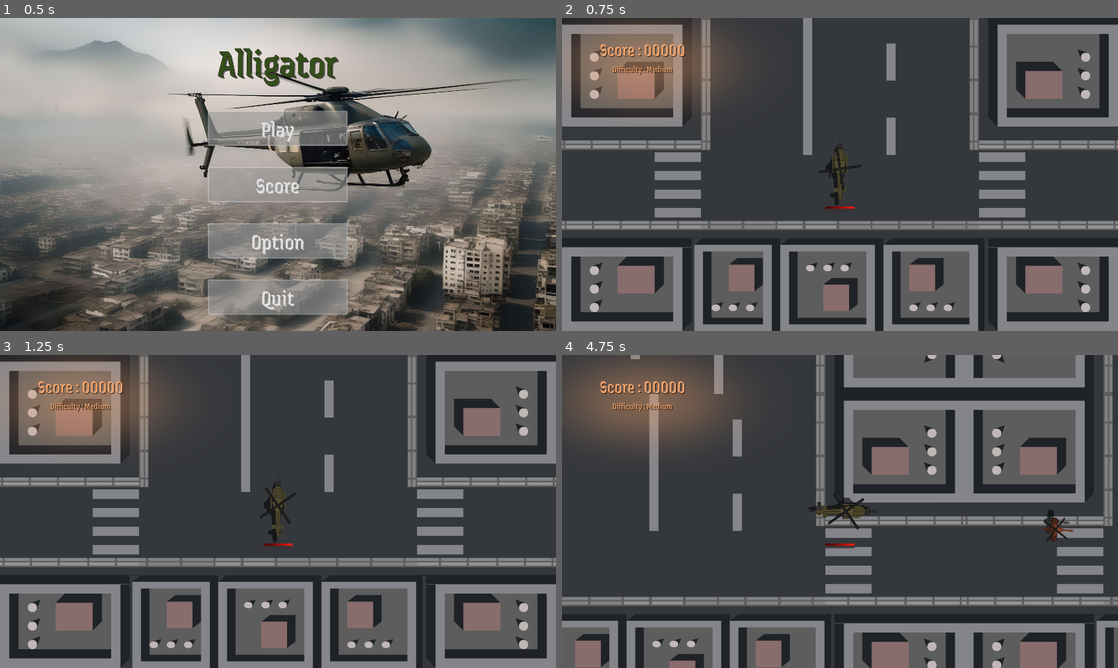
Above: before the commit, frames 1-4 (two rows, left to right).
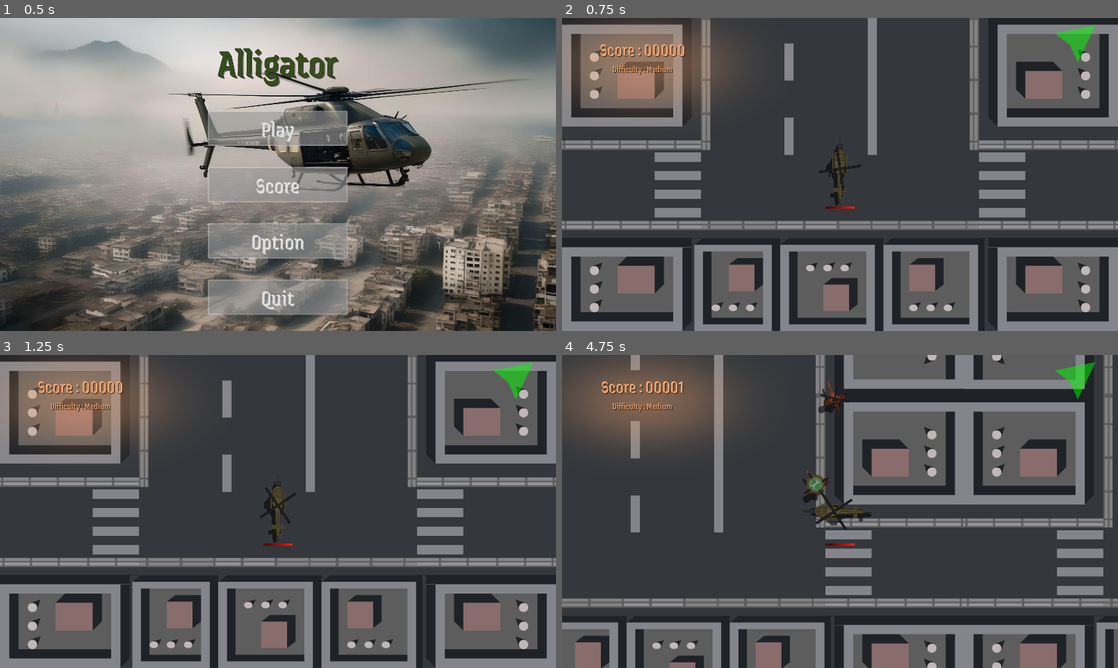
Above: after the commit, the same moments.

Repository: gargamal/alligator
Game: Godot game, scene res://Scene_Switcher/Menu/Menu.tscn
Two runs of this game, one before a commit and one after it. Both use one fixed random seed, a clock stepped at 60 frames per second and the inputs below. Sound files missing from this copy of the repository are replaced by a short silence.
Inputs:
- Up to frame 1 (0.5 s): no input
- Up to frame 2 (0.75 s): click "Play" at 0.5 s
- Up to frame 3 (1.25 s): no input
- Up to frame 4 (4.75 s): hold Right (ui_right) 1.28-2.03 s; hold Down (ui_down) 2.03-2.78 s; hold Right (ui_right) 2.78-3.53 s; hold Up (ui_up) 3.53-4.28 s; hold Alt (ui_left_rotate) from 4.28 s (still down)

Frame 1 is identical in both runs. In frame 2, 2.6% of the frame differs, in the area x 40-96%, y 0-44%; in frame 3, 2.6%; in frame 4, 12%, in the area x 0-100%, y 0-100%.
Error before the commit: Parse Error: Function "rotation_animation()" not found in base App_Enemy. (res://Scene_Switcher/enemy/assault_tank.gd:23)

Commit message:
add : extract point

Diff:
--- /dev/null
+++ b/Scene_Switcher/Menu/hud_extract_map.gd
@@ -0,0 +1,21 @@
+extends CanvasLayer
+class_name Hud_Extract_Map
+
+
+const LIMIT_LEFT :float = 128.0
+const LIMIT_RIGHT :float = 1792.0
+const WEIGHT :float = 1920.0
+
+@export var extract_point :Vector2
+@export var player :Player
+
+
+@onready var arrow_sprite = $arrow_sprite
+
+
+func _process(_delta):
+	var coord_x :float = extract_point.x - player.global_position.x + (WEIGHT / 2.0)
+	coord_x = coord_x if coord_x < LIMIT_RIGHT else LIMIT_RIGHT
+	coord_x = coord_x if coord_x > LIMIT_LEFT else LIMIT_LEFT
+	arrow_sprite.rotation = (PI / 3.0 ) * (coord_x - WEIGHT / 2.0) / (WEIGHT / 2.0)
+	arrow_sprite.position.x = coord_x
--- /dev/null
+++ b/Scene_Switcher/Menu/hud_extract_map.tscn
@@ -0,0 +1,13 @@
+[gd_scene load_steps=3 format=3 uid="uid://bnk18ri36v3qk"]
+
+[ext_resource type="Texture2D" uid="uid://wa5e5r2hsipl" path="res://Scene_Switcher/Menu/asset/hud_asset/arrow.png" id="1_1jqxj"]
+[ext_resource type="Script" path="res://Scene_Switcher/Menu/hud_extract_map.gd" id="1_nrs4w"]
+
+[node name="hud_extract_map" type="CanvasLayer"]
+script = ExtResource("1_nrs4w")
+
+[node name="arrow_sprite" type="Sprite2D" parent="."]
+modulate = Color(0, 0.992157, 0, 0.501961)
+position = Vector2(0, 64)
+scale = Vector2(0.5, 0.5)
+texture = ExtResource("1_1jqxj")
--- a/Scene_Switcher/Menu/menu_in_game.tscn
+++ b/Scene_Switcher/Menu/menu_in_game.tscn
@@ -14,7 +14,7 @@
 anchor_bottom = 1.0
 grow_horizontal = 2
 grow_vertical = 2
-color = Color(0.29219, 0.29219, 0.29219, 0.392157)
+color = Color(0, 0, 0, 0.752941)
 
 [node name="Game_Over" type="MarginContainer" parent="."]
 anchors_preset = 15
--- a/Scene_Switcher/Menu/save_score_player.gd
+++ b/Scene_Switcher/Menu/save_score_player.gd
@@ -32,6 +32,7 @@
 
 func _on_visibility_changed():
 	if visible and not get_tree().paused:
+		player_name.grab_focus()
 		DisplayServer.mouse_set_mode(DisplayServer.MOUSE_MODE_VISIBLE)
 		get_tree().paused = true
 		mouse_sound.is_playable = true
--- a/Scene_Switcher/Menu/save_score_player.tscn
+++ b/Scene_Switcher/Menu/save_score_player.tscn
@@ -17,7 +17,7 @@
 
 [node name="ColorRect" type="ColorRect" parent="cont_bg"]
 layout_mode = 2
-color = Color(0.366595, 0.366595, 0.366595, 0.376471)
+color = Color(0, 0, 0, 0.752941)
 
 [node name="cont" type="MarginContainer" parent="."]
 custom_minimum_size = Vector2(672, 0)
--- a/Scene_Switcher/enemy/artillery.gd
+++ b/Scene_Switcher/enemy/artillery.gd
@@ -15,10 +15,11 @@
 
 
 func rotation_animation(delta :float, direction :Vector2):
-	super(delta, direction)
-	sprite_2d.rotation = lerp_angle(sprite_2d.rotation, estimate_target_angle(direction), estimate_angle_smooth() * delta)
-	collision.rotation = sprite_2d.rotation
-	tower_rotation()
+	pass
+	#super(delta, direction)
+	#sprite_2d.rotation = lerp_angle(sprite_2d.rotation, estimate_target_angle(direction), estimate_angle_smooth() * delta)
+	#collision.rotation = sprite_2d.rotation
+	#tower_rotation()
 
 func tower_rotation():
 	var t_rotation = global_position.angle_to_point(player.global_position)-deg_to_rad(90)
@@ -35,71 +36,73 @@
 	animation_player.play("fire_artillery")
 
 func state_machine():
-	match enemy_state:
-		Enemy_State.IDLE:
-			if must_move_up():
-				enemy_state = Enemy_State.MOVE_UP
-			elif must_move_down():
-				enemy_state = Enemy_State.MOVE_DOWN
-			elif insight_shoot.is_colliding():
-				enemy_state = Enemy_State.SHOOT
-			else:
-				enemy_state = choice_side_direction()
-
-		Enemy_State.MOVE_SIDE_LEFT, Enemy_State.MOVE_SIDE_RIGHT:
-			if must_move_up():
-				enemy_state = Enemy_State.MOVE_UP
-			elif must_move_down():
-					enemy_state = Enemy_State.MOVE_DOWN
-			elif insight_shoot.is_colliding():
-				enemy_state = Enemy_State.SHOOT
-			else:
-				enemy_state = choice_side_direction()
-
-		Enemy_State.SHOOT:
-			if must_move_up():
-				enemy_state = Enemy_State.MOVE_UP
-			elif must_move_down():
-				enemy_state = Enemy_State.MOVE_DOWN
-			elif not insight_shoot.is_colliding():
-				enemy_state = choice_side_direction()
-
-		Enemy_State.MOVE_UP:
-			if not must_move_up():
-				enemy_state = choice_side_direction()
-			elif must_move_down():
-				enemy_state = Enemy_State.MOVE_DOWN
-			elif insight_shoot.is_colliding():
-				enemy_state = Enemy_State.SHOOT
-
-		Enemy_State.MOVE_DOWN:
-			if not must_move_down():
-				enemy_state = choice_side_direction()
-			elif must_move_up():
-				enemy_state = Enemy_State.MOVE_UP
-			elif insight_shoot.is_colliding():
-				enemy_state = Enemy_State.SHOOT
+	pass
+	#match enemy_state:
+		#Enemy_State.IDLE:
+			#if must_move_up():
+				#enemy_state = Enemy_State.MOVE_UP
+			#elif must_move_down():
+				#enemy_state = Enemy_State.MOVE_DOWN
+			#elif insight_shoot.is_colliding():
+				#enemy_state = Enemy_State.SHOOT
+			#else:
+				#enemy_state = choice_side_direction()
+		#
+		#Enemy_State.MOVE_SIDE_LEFT, Enemy_State.MOVE_SIDE_RIGHT:
+			#if must_move_up():
+				#enemy_state = Enemy_State.MOVE_UP
+			#elif must_move_down():
+					#enemy_state = Enemy_State.MOVE_DOWN
+			#elif insight_shoot.is_colliding():
+				#enemy_state = Enemy_State.SHOOT
+			#else:
+				#enemy_state = choice_side_direction()
+		#
+		#Enemy_State.SHOOT:
+			#if must_move_up():
+				#enemy_state = Enemy_State.MOVE_UP
+			#elif must_move_down():
+				#enemy_state = Enemy_State.MOVE_DOWN
+			#elif not insight_shoot.is_colliding():
+				#enemy_state = choice_side_direction()
+		#
+		#Enemy_State.MOVE_UP:
+			#if not must_move_up():
+				#enemy_state = choice_side_direction()
+			#elif must_move_down():
+				#enemy_state = Enemy_State.MOVE_DOWN
+			#elif insight_shoot.is_colliding():
+				#enemy_state = Enemy_State.SHOOT
+		#
+		#Enemy_State.MOVE_DOWN:
+			#if not must_move_down():
+				#enemy_state = choice_side_direction()
+			#elif must_move_up():
+				#enemy_state = Enemy_State.MOVE_UP
+			#elif insight_shoot.is_colliding():
+				#enemy_state = Enemy_State.SHOOT
 
 
 func choice_side_direction() -> Enemy_State:
-	if left_wall.is_colliding():
-		return Enemy_State.MOVE_SIDE_RIGHT
-	elif right_wall.is_colliding():
-		return Enemy_State.MOVE_SIDE_LEFT
-	elif abs(global_position.y - player.global_position.y) > max_distance_between_player:
-		return Enemy_State.IDLE
-	elif global_position.x < 940 :
-		return Enemy_State.MOVE_SIDE_RIGHT
-	elif global_position.x > 980 :
-		return Enemy_State.MOVE_SIDE_LEFT
-	else :
-		return Enemy_State.IDLE
+	return Enemy_State.IDLE
+	#if left_wall.is_colliding():
+		#return Enemy_State.MOVE_SIDE_RIGHT
+	#elif right_wall.is_colliding():
+		#return Enemy_State.MOVE_SIDE_LEFT
+	#elif abs(global_position.y - player.global_position.y) > max_distance_between_player:
+		#return Enemy_State.IDLE
+	#elif global_position.x < 940 :
+		#return Enemy_State.MOVE_SIDE_RIGHT
+	#elif global_position.x > 980 :
+		#return Enemy_State.MOVE_SIDE_LEFT
+	#else :
+		#return Enemy_State.IDLE
 
-func must_move_up() -> bool:
-	return global_position.y > player.global_position.y - margin_can_shoot
-
-func must_move_down() -> bool:
-	return global_position.y < player.global_position.y - margin_shoot_range and global_position.y - player.global_position.y > -max_distance_between_player
+#func must_move_up() -> bool:
+	#return global_position.y > player.global_position.y - margin_can_shoot
+#
+#func must_move_down() -> bool:
+	#return global_position.y < player.global_position.y - margin_shoot_range and global_position.y - player.global_position.y > -max_distance_between_player
 
 func fire(delta :float):
 	#
--- a/Scene_Switcher/enemy/assault_tank.gd
+++ b/Scene_Switcher/enemy/assault_tank.gd
@@ -16,13 +16,35 @@
 	smoke_l = $body_sprite/move_smoke/smoke_l
 
 func _physics_process(delta):
-	super(delta)
-	tower_sprite.global_rotation = -PI
+	distance_player = (player.global_position - global_position).length()
+	if is_running and is_alive and distance_player < App_Enemy.LENGHT_FOLLOW_PLAYER:
+		nav_agent_2d.target_position = player.global_position
+		var next_pos :Vector2 = nav_agent_2d.get_next_path_position()
+		if not next_pos.is_finite() or abs(next_pos.x) > 50000.0 or abs(next_pos.y) > 50000.0 :
+			return
+
+		var direction :Vector2
+		if not nav_agent_2d.is_target_reachable() and velocity.length() < 0.1:
+			direction = lerp(velocity.normalized(), player.global_position - global_position.normalized(), 0.25)
+		else:
+			direction = lerp(velocity.normalized(), (next_pos - global_position).normalized(), 0.25)
+		direction = direction.normalized()
+
+		var new_velocity :Vector2 = direction * speed
+		sprite_2d.rotation = atan2(-direction.x, direction.y)
+		collision_shape_2d.rotation = sprite_2d.rotation
+		#tower_sprite.rotation = -PI
+
+		#if nav_agent_2d.avoidance_enabled:
+			#nav_agent_2d.velocity = new_velocity
+		#else:
+			#_on_navigation_agent_2d_velocity_computed(new_velocity)
 
 func rotation_animation(delta :float, direction :Vector2):
-	super(delta, direction)
-	sprite_2d.rotation = lerp_angle(sprite_2d.rotation, estimate_target_angle(direction), estimate_angle_smooth() * delta)
-	collision.rotation = sprite_2d.rotation
+	pass
+	#super(delta, direction)
+	#sprite_2d.rotation = lerp_angle(sprite_2d.rotation, estimate_target_angle(direction), estimate_angle_smooth() * delta)
+	#collision.rotation = sprite_2d.rotation
 
 func fire_anim():
 	animation_player.play("fire_tank")
--- a/Scene_Switcher/enemy/jeep.gd
+++ b/Scene_Switcher/enemy/jeep.gd
@@ -13,6 +13,7 @@
 	smoke_l = $body_sprite/move_smoke/smoke_l
 
 func rotation_animation(delta :float, direction :Vector2):
-	super(delta, direction)
-	sprite_2d.rotation = lerp_angle(sprite_2d.rotation, estimate_target_angle(direction), estimate_angle_smooth() * delta)
-	collision.rotation = sprite_2d.rotation
+	pass
+	#super(delta, direction)
+	#sprite_2d.rotation = lerp_angle(sprite_2d.rotation, estimate_target_angle(direction), estimate_angle_smooth() * delta)
+	#collision.rotation = sprite_2d.rotation
--- /dev/null
+++ b/Scene_Switcher/level/extract_area.tscn
@@ -0,0 +1,85 @@
+[gd_scene load_steps=6 format=3 uid="uid://dt34xouon0h8y"]
+
+[ext_resource type="Texture2D" uid="uid://w3crdwn63rsx" path="res://Scene_Switcher/Menu/asset/hud_asset/target_extract_area.png" id="1_traqv"]
+
+[sub_resource type="Animation" id="Animation_128d8"]
+resource_name = "extract_anim"
+length = 2.0
+loop_mode = 1
+tracks/0/type = "value"
+tracks/0/imported = false
+tracks/0/enabled = true
+tracks/0/path = NodePath("extract_sprite:scale")
+tracks/0/interp = 1
+tracks/0/loop_wrap = true
+tracks/0/keys = {
+"times": PackedFloat32Array(0, 0.5, 1, 1.5, 2),
+"transitions": PackedFloat32Array(1, 1, 1, 1, 1),
+"update": 0,
+"values": [Vector2(1, 1), Vector2(1.1, 1.1), Vector2(1, 1), Vector2(0.9, 0.9), Vector2(1, 1)]
+}
+tracks/1/type = "value"
+tracks/1/imported = false
+tracks/1/enabled = true
+tracks/1/path = NodePath("extract_sprite:modulate")
+tracks/1/interp = 1
+tracks/1/loop_wrap = true
+tracks/1/keys = {
+"times": PackedFloat32Array(0, 0.5, 1, 1.5, 2),
+"transitions": PackedFloat32Array(1, 1, 1, 1, 1),
+"update": 0,
+"values": [Color(0.880472, 0.880472, 1.15514e-06, 1), Color(0.768627, 0.415686, 0, 1), Color(0.880472, 0.880472, 1.15514e-06, 1), Color(0.768627, 0.415686, 0, 1), Color(0.880472, 0.880472, 1.15514e-06, 1)]
+}
+
+[sub_resource type="Animation" id="Animation_3ppm5"]
+length = 0.001
+tracks/0/type = "value"
+tracks/0/imported = false
+tracks/0/enabled = true
+tracks/0/path = NodePath("extract_sprite:scale")
+tracks/0/interp = 1
+tracks/0/loop_wrap = true
+tracks/0/keys = {
+"times": PackedFloat32Array(0),
+"transitions": PackedFloat32Array(1),
+"update": 0,
+"values": [Vector2(1, 1)]
+}
+tracks/1/type = "value"
+tracks/1/imported = false
+tracks/1/enabled = true
+tracks/1/path = NodePath("extract_sprite:modulate")
+tracks/1/interp = 1
+tracks/1/loop_wrap = true
+tracks/1/keys = {
+"times": PackedFloat32Array(0),
+"transitions": PackedFloat32Array(1),
+"update": 0,
+"values": [Color(0.880472, 0.880472, 1.15514e-06, 1)]
+}
+
+[sub_resource type="AnimationLibrary" id="AnimationLibrary_010vu"]
+_data = {
+"RESET": SubResource("Animation_3ppm5"),
+"extract_anim": SubResource("Animation_128d8")
+}
+
+[sub_resource type="CircleShape2D" id="CircleShape2D_lal8a"]
+radius = 250.056
+
+[node name="extract_area" type="Area2D"]
+collision_layer = 16
+
+[node name="extract_sprite" type="Sprite2D" parent="."]
+modulate = Color(0.880472, 0.880472, 1.15514e-06, 1)
+z_index = 1
+texture = ExtResource("1_traqv")
+
+[node name="anim" type="AnimationPlayer" parent="."]
+libraries = {
+"": SubResource("AnimationLibrary_010vu")
+}
+autoplay = "extract_anim"
+
+[node name="CollisionShape2D" type="CollisionShape2D" parent="."]
+shape = SubResource("CircleShape2D_lal8a")
--- a/Scene_Switcher/level/game_level.gd
+++ b/Scene_Switcher/level/game_level.gd
@@ -13,6 +13,7 @@
 @onready var hud_score = $Score
 @onready var game_over = $Game_Over
 @onready var save_score_player = $save_score_player
+@onready var hud_extract_map = $hud_extract_map
 
 
 var level_scene_instianble :Array =[]
@@ -26,7 +27,7 @@
 var map_active :Level_A
 var map_spawn :Dictionary = {}
 var matrix_of_scene :Array = []
-
+var extract_area_idx :Vector2i
 
 func _ready():
 	DisplayServer.mouse_set_mode(DisplayServer.MOUSE_MODE_HIDDEN)
@@ -41,6 +42,11 @@
 	create_all_map()
 	player.global_position.y = HEIGHT * matrix_of_scene.size() - HEIGHT / 2.0
 	player.global_position.x = WIDTH * rng.randi_range(1, matrix_of_scene[0].size()) - WIDTH / 2.0
+
+	extract_area_idx.x = rng.randi_range(0, matrix_of_scene.size() - 1)
+	extract_area_idx.y = 0
+	hud_extract_map.extract_point = Vector2(extract_area_idx.x * WIDTH + Level_A.EXTRACT_AREA_POSITION.x, Level_A.EXTRACT_AREA_POSITION.y)
+
 	manage_map_spawn(false)
 
 
@@ -89,7 +95,7 @@
 	var map_spawned :Level_A = map_spawn.get(key_map)
 	if map_spawned != null:
 		map_spawn.erase(key_map)
-		map_spawned.free_map()
+		map_spawned.free_map(map_active, player)
 
 
 # return true if spawn or false is not spawn
@@ -105,11 +111,18 @@
 		scene_inst.global_position = origin_point
 		scene_inst.name = key_map
 		scene_inst.connect("add_point", _on_add_point)
+		if idx == extract_area_idx.x and idy == extract_area_idx.y:
+			scene_inst.add_extract_area()
+			scene_inst.connect("end_game", _on_end_game)
 		if with_spawn_enemy:
 			scene_inst.spawn_enemies(player, enemy, drop_item, bullet, game.game_level.difficulty as App_Game.Type_Difficulty)
 		map_spawn[key_map] = scene_inst
 
 	return true
+
+
+func _on_end_game():
+	_on_player_i_am_dead(null)
 
 
 func create_all_map():
--- a/Scene_Switcher/level/game_level.tscn
+++ b/Scene_Switcher/level/game_level.tscn
@@ -1,8 +1,9 @@
-[gd_scene load_steps=8 format=3 uid="uid://bwtr4ed7eju1b"]
+[gd_scene load_steps=9 format=3 uid="uid://bwtr4ed7eju1b"]
 
 [ext_resource type="Script" path="res://Scene_Switcher/level/game_level.gd" id="1_qdoty"]
 [ext_resource type="PackedScene" uid="uid://bapw7sr4haclc" path="res://Scene_Switcher/player/player.tscn" id="2_idgyi"]
 [ext_resource type="PackedScene" uid="uid://cuj3f472e368v" path="res://Scene_Switcher/camera/camera.tscn" id="4_6heqf"]
+[ext_resource type="PackedScene" uid="uid://bnk18ri36v3qk" path="res://Scene_Switcher/Menu/hud_extract_map.tscn" id="7_2om8b"]
 [ext_resource type="PackedScene" uid="uid://djag0ihwlgjgf" path="res://Scene_Switcher/Menu/menu_in_game.tscn" id="8_80n6j"]
 [ext_resource type="PackedScene" uid="uid://b152stqnpng2k" path="res://Scene_Switcher/Menu/hud_score.tscn" id="8_qq12p"]
 [ext_resource type="PackedScene" uid="uid://b3we2oloqwtt0" path="res://Scene_Switcher/level/music_in_game.tscn" id="9_0okr8"]
@@ -30,14 +31,18 @@
 [node name="bullet" type="Node2D" parent="."]
 
 [node name="Score" parent="." instance=ExtResource("8_qq12p")]
+layer = 2
 
 [node name="Game_Over" parent="." instance=ExtResource("8_80n6j")]
-layer = 2
+layer = 3
 visible = false
 
 [node name="save_score_player" parent="." instance=ExtResource("10_1tjh5")]
-layer = 2
+layer = 3
 visible = false
+
+[node name="hud_extract_map" parent="." node_paths=PackedStringArray("player") instance=ExtResource("7_2om8b")]
+player = NodePath("../player/player")
 
 [node name="music_in_game" parent="." instance=ExtResource("9_0okr8")]
 process_mode = 3
--- a/Scene_Switcher/level/level_A.gd
+++ b/Scene_Switcher/level/level_A.gd
@@ -2,13 +2,18 @@
 class_name Level_A
 
 
+const EXTRACT_AREA_POSITION :Vector2 = Vector2(960.0, 650.0)
+
+
 signal add_point(point_value)
+signal end_game
 
 
 @onready var spawn_point = $spawn_point
 
 @export var item_scene : PackedScene
 @export var max_enemy :int = 4
+@export var extract_area_scene : PackedScene = load("res://Scene_Switcher/level/extract_area.tscn")
 @export var assault_tank_scene :PackedScene = load("res://Scene_Switcher/enemy/assault_tank.tscn")
 @export var helicopter_scene :PackedScene = load("res://Scene_Switcher/enemy/helicopter.tscn")
 @export var jeep_scene :PackedScene = load("res://Scene_Switcher/enemy/jeep.tscn")
@@ -43,13 +48,26 @@
 				scene_of_spawn.append(kamikaze_scene)
 
 
+func add_extract_area():
+	var extract_area = extract_area_scene.instantiate()
+	add_child(extract_area)
+	extract_area.position = EXTRACT_AREA_POSITION
+	extract_area.connect("body_entered", _on_body_entered_in_extract_area)
+
+
+func _on_body_entered_in_extract_area(body: Node2D):
+	if body is Player:
+		emit_signal("end_game")
+
 
 func spawn_enemies(player :Player, world :Node2D, bullet_world :Node2D, p_world_drop_item :Node2D, difficulty_level :App_Game.Type_Difficulty):
 	if array_of_spawn .size() == 0:
 		return
 
 	var work_arr :Array = array_of_spawn.duplicate()
-	var number_of_spawn :int = rng.randi_range(1, array_of_spawn.size())
+	var nb_spawn :int = array_of_spawn.size()
+	nb_spawn = nb_spawn if nb_spawn < max_enemy else max_enemy
+	var number_of_spawn :int = rng.randi_range(1, nb_spawn)
 
 	world_drop_item = p_world_drop_item
 
@@ -68,9 +86,13 @@
 		work_arr.remove_at(index)
 
 
-func free_map():
+func free_map(map_active :Level_A, player :Player):
 	while array_of_enemy.size() > 0:
-		array_of_enemy[0].queue_free()
+		var distance_player = (player.global_position - array_of_enemy[0].global_position).length()
+		if array_of_enemy[0].is_alive and distance_player < App_Enemy.LENGHT_FOLLOW_PLAYER:
+			map_active.array_of_enemy.append(array_of_enemy[0])
+		else:
+			array_of_enemy[0].queue_free()
 		array_of_enemy.remove_at(0)
 	queue_free()
 
--- a/Scene_Switcher/player/player.gd
+++ b/Scene_Switcher/player/player.gd
@@ -109,10 +109,10 @@
 		manage_shoot()
 
 		if Input.is_action_just_pressed("ui_right_rotate"):
+			vue_direction = vue_direction.rotated(-PI / 2.0)
+
+		elif Input.is_action_just_pressed("ui_left_rotate"):
 			vue_direction = vue_direction.rotated(PI / 2.0)
-
-		elif Input.is_action_just_pressed("ui_left_rotate"):
-			vue_direction = vue_direction.rotated(-PI / 2.0)
 
 		cockpit_sprite.rotation = lerp_angle(cockpit_sprite.rotation, vue_direction.angle_to(Vector2(0, -1)), delta * 10.0)
 		collision.rotation = cockpit_sprite.rotation
@@ -172,6 +172,7 @@
 		var bullet :Bullet = bullet_scene.instantiate()
 		world.add_child(bullet)
 		bullet.exclude_body = self
+		bullet.distance_max = 800.0
 		bullet.global_position = target_pos.global_position
 		bullet.global_rotation = cockpit_sprite.global_rotation
 		bullet.direction = (target_dir.global_position - global_position).normalized()
Binary file added: Scene_Switcher/Menu/asset/hud_asset/arrow.png
Binary file added: Scene_Switcher/Menu/asset/hud_asset/target_extract_area.png
Binary file changed: Scene_Switcher/level/asset/map_city/map_city_1.png
Binary file changed: Scene_Switcher/level/asset/normal_city/city_bottom_corner_left_free_street.png
Binary file changed: Scene_Switcher/level/asset/normal_city/city_bottom_corner_right.png
Binary file changed: Scene_Switcher/level/asset/normal_city/city_bottom_corner_right_free_street.png
Binary file changed: Scene_Switcher/level/asset/normal_city/city_bottom_end.png
Binary file changed: Scene_Switcher/level/asset/normal_city/city_bottom_end_free_street_1.png
Binary file changed: Scene_Switcher/level/asset/normal_city/city_bottom_end_free_street_2.png
Binary file changed: Scene_Switcher/level/asset/normal_city/city_bottom_end_free_street_3.png
Not shown, changed: map_generator.xcf
